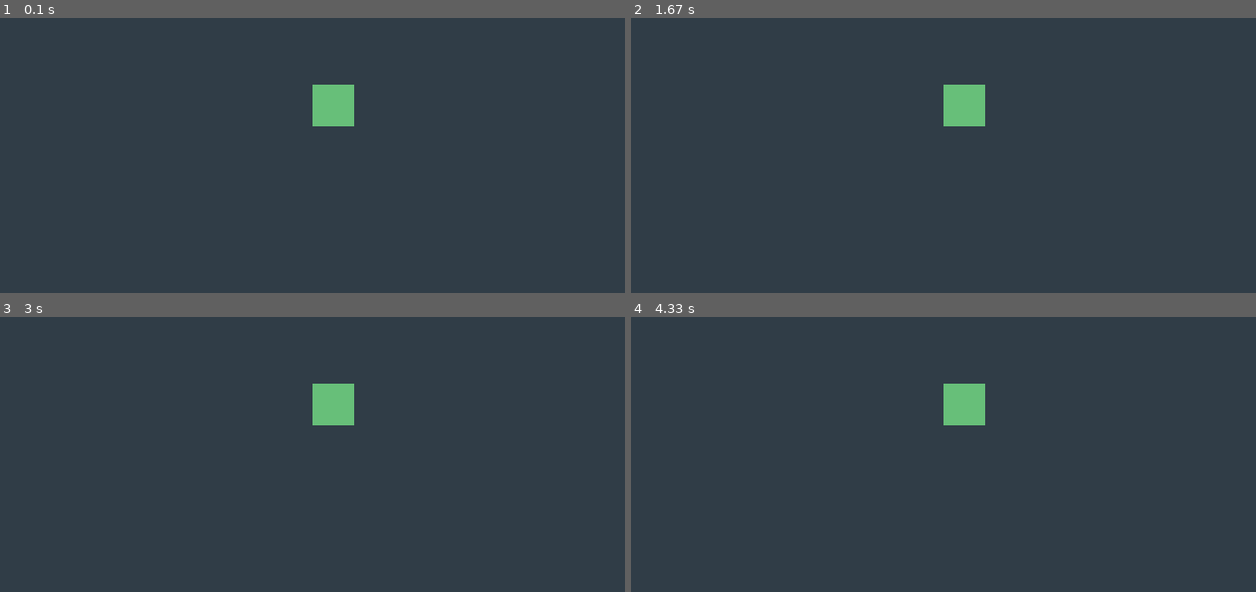
Above: before the commit, frames 1-4 (two rows, left to right).
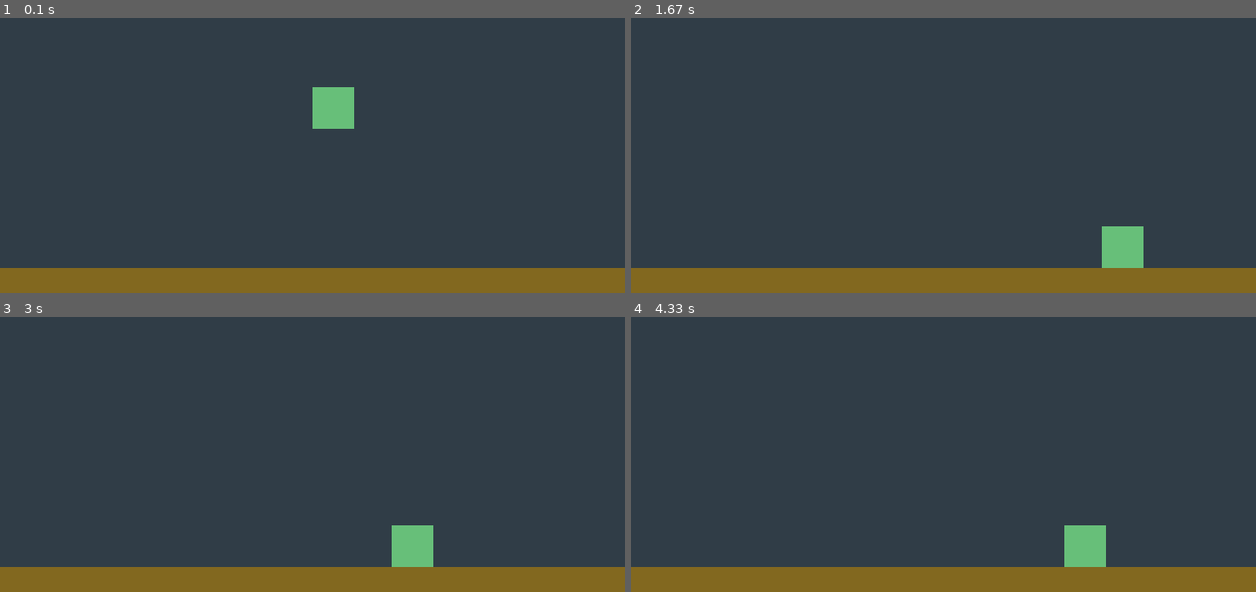
Above: after the commit, the same moments.

Repository: zycrus/pygame-01
Game: pygame game, started from main.py
Two runs of this game, one before a commit and one after it. Both use one fixed random seed, a clock stepped at 60 frames per second and the inputs below.
Inputs:
- Up to frame 1 (0.1 s): no input
- Up to frame 2 (1.67 s): hold Space 0.33-0.8 s; hold Right 0.33-0.8 s; hold Right 0.83-1.3 s; hold Right from 1.33 s (still down)
- Up to frame 3 (3 s): release Right at 1.8 s; hold Left 1.83-2.37 s; hold Left 2.4-2.8 s; hold Right from 2.83 s (still down)
- Up to frame 4 (4.33 s): release Right at 3.47 s; hold Left 3.5-3.97 s; hold Right from 4 s (still down)

The runs differ from the first frame. In frame 1, 9.2% of the frame differs, in the area x 0-100%, y 24-100%; in frame 2, 11%; in frame 3, 11%; in frame 4, 11%.

Commit message:
Updated the functions

Diff:
--- a/main.py
+++ b/main.py
@@ -1,5 +1,7 @@
 import pygame
 import player
+import ground
+import physics
 import kb_handler
 
 pygame.init() #Initialize Pygame
@@ -16,8 +18,17 @@
 game_display = pygame.display.set_mode((window_instance._width, window_instance._height))
 pygame.display.set_caption("zzz")
 
+game_player = player.Player((103, 191, 121), 375, 250, 50, 50)
+ground_01 = ground.Ground(0, window_instance._height - 30, window_instance._width, 30)
 
-game_player = player.Player((103, 191, 121), 375, 250, 50, 50)
+
+def RenderObjects():
+    game_display.fill(window_instance.bg_color)
+    pygame.draw.rect(game_display, game_player.color, (game_player.x, game_player.y, game_player._width, game_player._height))
+    pygame.draw.rect(game_display,
+                    (130, 104, 31),
+                    (ground_01.x, ground_01.y, ground_01._width, ground_01._height))
+    pygame.display.update()
 
 
 clock = pygame.time.Clock()
@@ -27,9 +38,14 @@
         if event.type == pygame.QUIT:
             is_running = False
 
-    game_display.fill(window_instance.bg_color)
-    pygame.draw.rect(game_display, game_player.color, (375, 250, game_player._width, game_player._height))
-    pygame.display.update()
+        if event.type == pygame.KEYUP:
+            if event.key == pygame.K_SPACE:
+                game_player.is_jumping = False
+
+    game_player.Move()
+    physics.Gravity(game_player, ground_01)
+
+    RenderObjects()
     clock.tick(30) #Run at 30 FPS
 
 pygame.quit() #Quit Pygame
